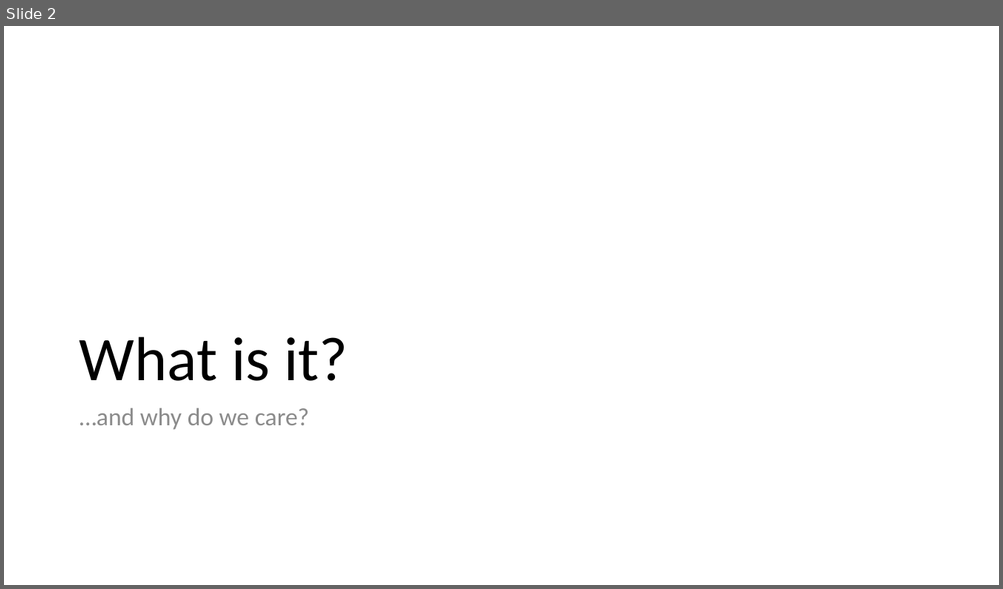
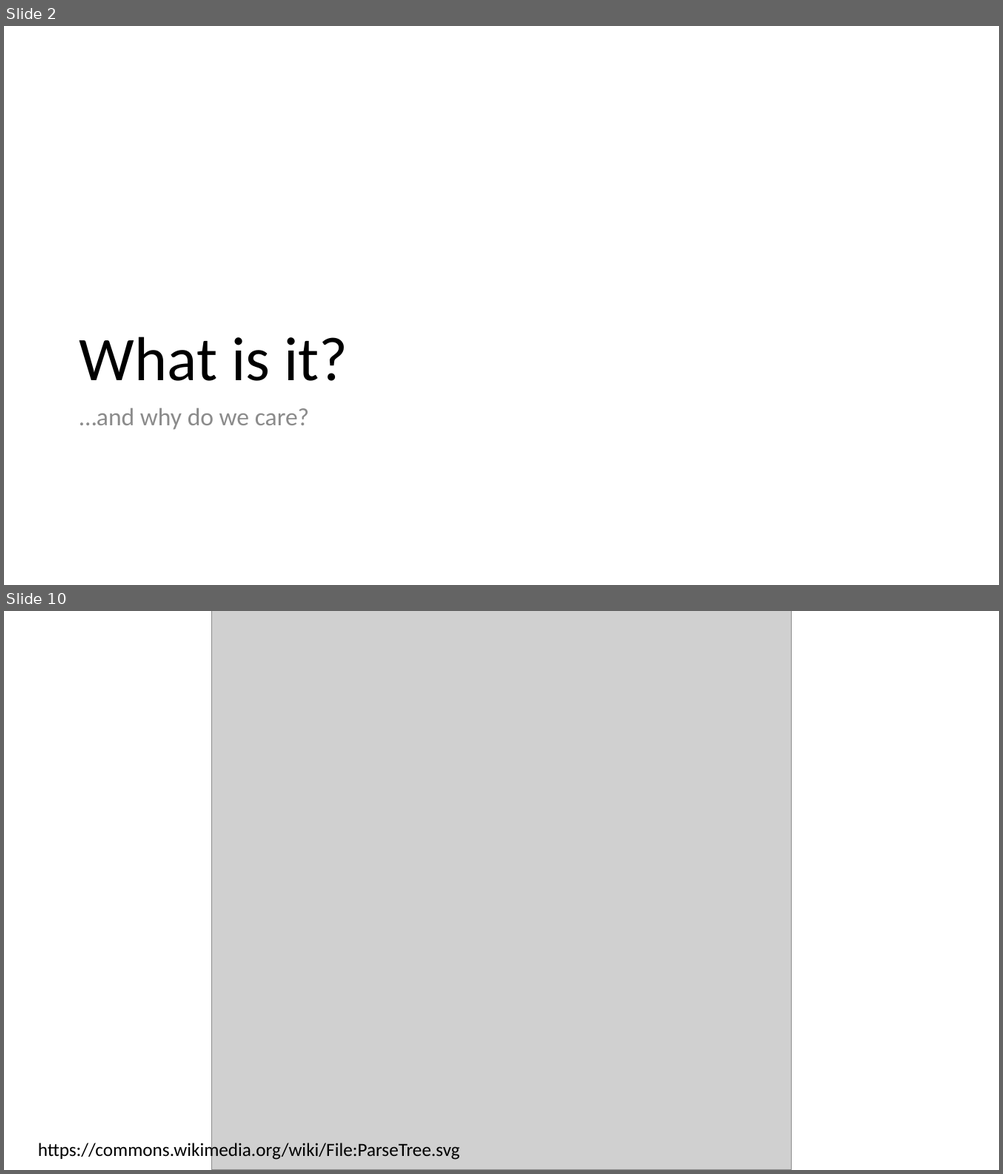
Before and after one commit to cchen23/AI4ALL_NLP, a slide deck: splash_slides.pptx. Shown one above the other, each under a label of ours: slide 2 before the commit, slides 2 and 10 after it; the slides between them are not shown. The pictures are 1003x589 and 1003x1174 pixels, drawn with LibreOffice and Linux fonts; fonts in the diff are those of the drawing; grey boxes stand for pictures. Boxes give left, top, right and bottom in pixels: in the first picture for what was removed or moved away, otherwise in the second. Text is boxed around its words. In the diff, an @@ line names an element or a change of style, - is before the commit and + after.

```diff
--- a/splash_slides.pptx
+++ b/splash_slides.pptx
@@ slide 10 added at box(4, 611, 999, 1170), background #FFFFFF @@
@@ picture added at box(211, 611, 791, 1170) @@
@@ text added at box(38, 1142, 460, 1162), 18 pt, text #000000 @@
+https://commons.wikimedia.org/wiki/File:ParseTree.svg
```
Also in this commit, not shown: 22 other slides added.
